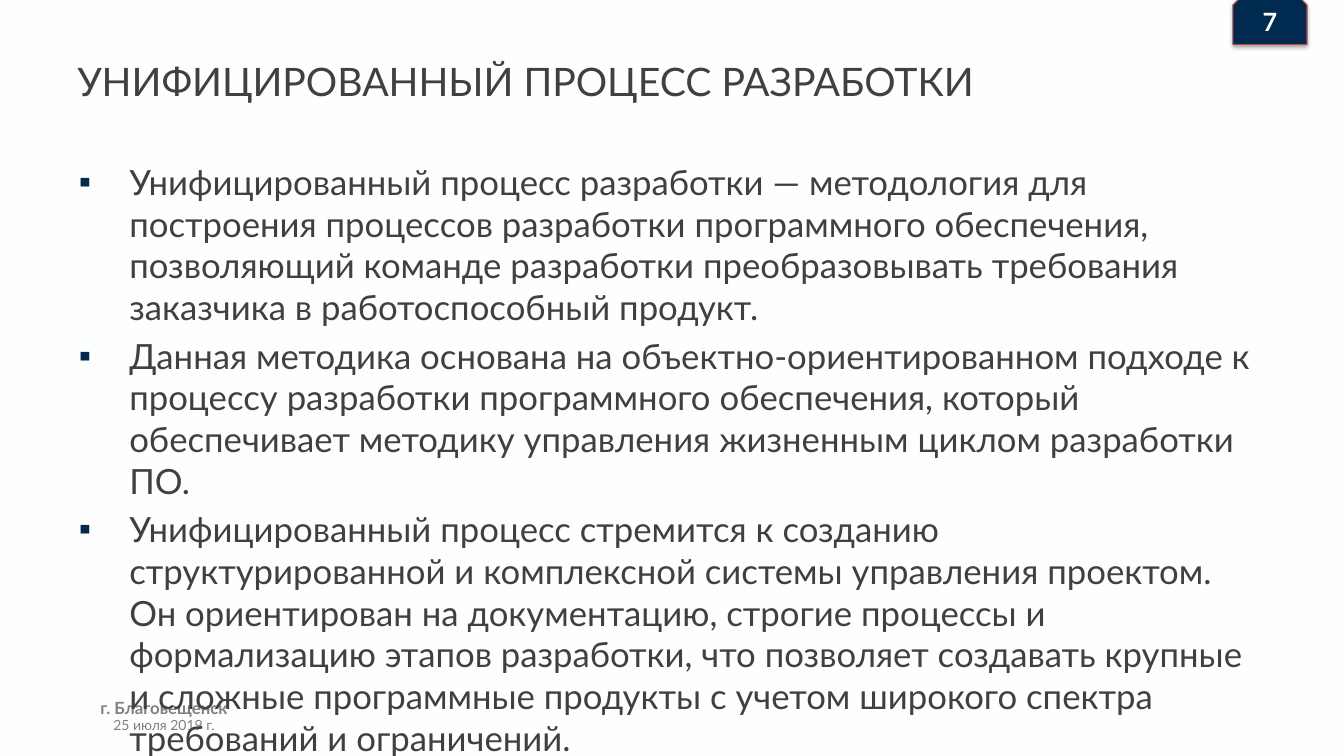
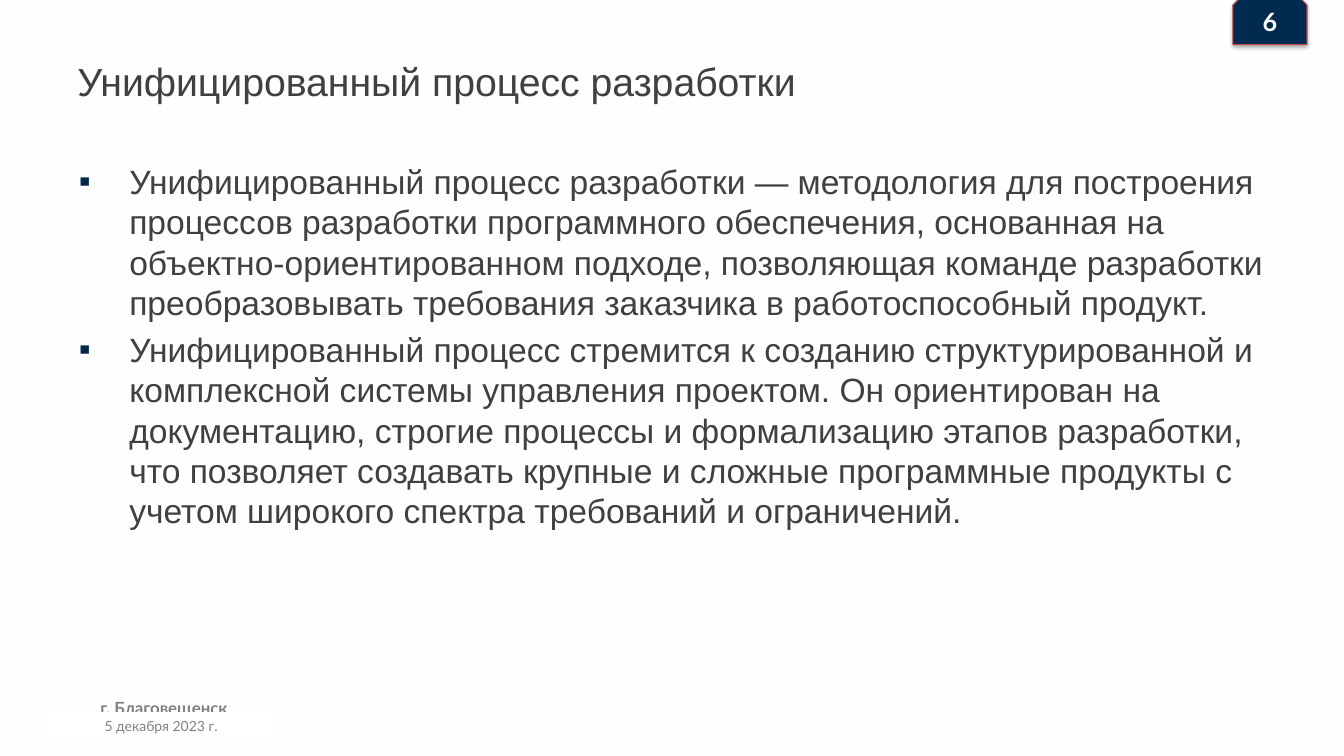
Before and after one commit to Denis-buh/Lesson_repo, a slide deck: slide 7 of Рефераты/Введение в професию/Наработки/Презентация.pptx (slide 8 before the commit). Drawn at 1344x756 pixels with LibreOffice and Linux fonts; fonts in the diff are those of the drawing; background and template pictures are left out. Boxes give left, top, right and bottom in pixels: in the first picture for what was removed or moved away, otherwise in the second. Text is boxed around its words. In the diff, an @@ line names an element or a change of style, - is before the commit and + after.

```diff
--- a/Рефераты/Введение в професию/Наработки/Презентация.pptx
+++ b/Рефераты/Введение в професию/Наработки/Презентация.pptx
@@ text at [1263,12,1278,32]: text changed @@
-7
+6
@@ title at [77,67,796,104]: text changed; font Lato to Arial @@
-УНИФИЦИРОВАННЫЙ ПРОЦЕСС РАЗРАБОТКИ
+Унифицированный процесс разработки
@@ text at [129,169,1263,322]: text changed; size 24.8 to 24 pt; font Lato to Arial @@
-▪ Унифицированный процесс разработки — методология для построения процессов разработки программного обеспечения, позволяющий команде разработки преобразовывать требования заказчика в работоспособный продукт.
-▪ Данная методика основана на объектно-ориентированном подходе к процессу разработки программного обеспечения, который обеспечивает методику управления жизненным циклом разработки ПО.
+▪ Унифицированный процесс разработки — методология для построения процессов разработки программного обеспечения, основанная на объектно-ориентированном подходе, позволяющая команде разработки преобразовывать требования заказчика в работоспособный продукт.
@@ text at [129,337,1253,530]: size 24.8 to 24 pt, font Lato to Arial in "Унифицированный процесс стремится к созданию структурированн ..." @@
@@ text added at [105,721,214,734], 10 pt, text #808080 @@
+5 декабря 2023 г.
```
Also in this commit, not shown: 11 other slides changed, 1 slide added, 3 slides removed, 3 other files.
